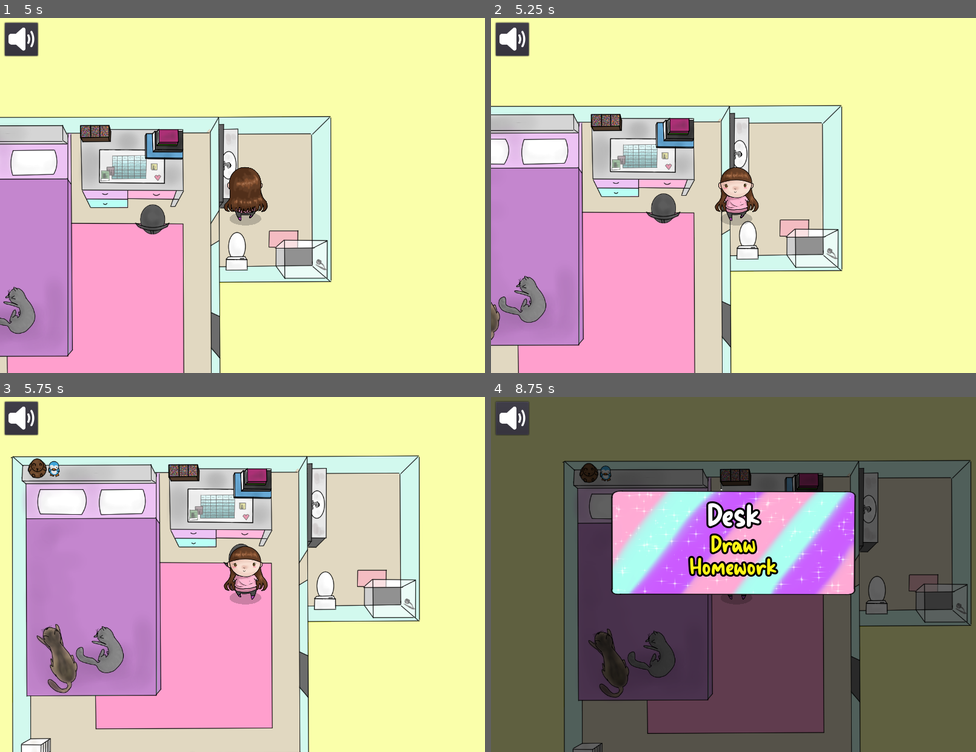
Above: before the commit, frames 1-4 (two rows, left to right).
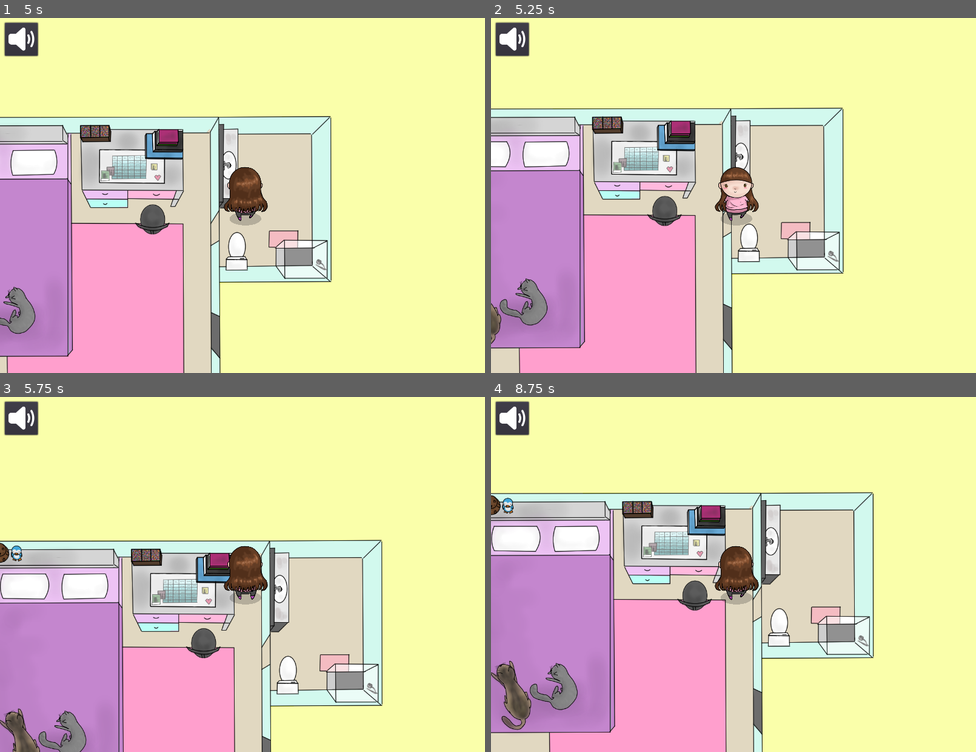
Above: after the commit, the same moments.

Repository: A-Walrus/Jessy
Game: Godot game, scene res://Scenes/World.tscn
The game is run twice, just before and just after one commit, with the same random seed, the same clock (stepped at 60 frames per second) and the same inputs. Sound files missing from this copy of the repository are replaced by a short silence.
Inputs (mouse positions are in pixels of both pictures, inside the frame that each line leads up to):
- Up to frame 1 (5 s): tap Enter (ui_accept) at 0.5, 2.3 s; drag from (451, 227) to (150, 174) at 0.52 s; drag from (53, 177) to (354, 231) at 1.27 s; move the mouse to (126, 287) at 2.02 s; press the mouse at (126, 287) at 2.03 s; release the mouse at (126, 287) at 2.75 s; drag from (310, 312) to (150, 74) at 2.77 s; drag from (320, 64) to (135, 262) at 3.52 s; drag from (286, 74) to (63, 117) at 4.27 s
- Up to frame 2 (5.25 s): move the mouse to (626, 156) at 5.02 s; press the mouse at (626, 156) at 5.03 s
- Up to frame 3 (5.75 s): tap Enter (ui_accept) at 5.3 s; tap Escape (escape) at 5.65 s
- Up to frame 4 (8.75 s): release the mouse at (626, 535) at 5.75 s; drag from (660, 485) to (806, 503) at 5.77 s; tap Enter (ui_accept) at 6.5, 6.77, 6.8, 7.07, 8.1 s; move the mouse to (840, 556) at 6.52 s; press the mouse at (840, 556) at 6.53 s; release the mouse at (840, 556) at 7.25 s; drag from (636, 592) to (685, 510) at 7.27 s; move the mouse to (782, 496) at 8.02 s; click (782, 496) at 8.17 s

Frame 1 is identical in both runs. In frame 2, 8.7% of the frame differs, in the area x 0-73%, y 24-100%; in frame 3, 56%; in frame 4, 99%, in the area x 0-100%, y 0-100%.

Commit message:
Space between table and wall walkable

Diff:
--- a/Jessy/Scenes/World.tscn
+++ b/Jessy/Scenes/World.tscn
@@ -28,9 +28,9 @@
 } ]
 
 [sub_resource type="NavigationPolygon" id=2]
-vertices = PoolVector2Array( -593.138, 112.844, -594.516, 97.6915, -246.637, 104.706, -527.02, 112.844, -508.127, 228.982, -535.744, 228.982, -503.814, 168.894, -244.285, 175.291, -244.285, 132.341, -252.955, -322.208, -120.565, -323.33, -120.565, -254.891, 224.408, -255.168, 200.366, -253.754, 197.46, -305.491, 226.743, -328.102, 157.329, -362.165, 176.631, -493.773, 282.1, -495.319, 284.773, -334.957, 161.491, -349.678, 92.5169, -336.002, 49.7055, -299.731, 46.7325, -319.353, 26.4105, -214.501, 26.7179, 129.373, -29.6869, -258.257, -26.3364, -322.809, 25.7763, -322.522 )
-polygons = [ PoolIntArray( 0, 1, 2, 3 ), PoolIntArray( 4, 5, 3, 6 ), PoolIntArray( 7, 6, 3, 2, 8 ), PoolIntArray( 9, 10, 11, 2 ), PoolIntArray( 12, 13, 14, 15 ), PoolIntArray( 16, 17, 18, 19, 15 ), PoolIntArray( 16, 15, 14, 20 ), PoolIntArray( 21, 16, 20, 22 ), PoolIntArray( 23, 21, 22 ), PoolIntArray( 24, 25, 8, 2, 11, 26 ), PoolIntArray( 22, 24, 26, 27, 28, 23 ) ]
-outlines = [ PoolVector2Array( -252.955, -322.208, -120.565, -323.33, -120.565, -254.891, -29.6869, -258.257, -26.3364, -322.809, 25.7763, -322.522, 46.7325, -319.353, 92.5169, -336.002, 157.329, -362.165,  …(377 unchanged characters)…
+vertices = PoolVector2Array( 21.5339, -523.025, 39.5448, -526.204, 40.6043, -341.857, 20.4745, -339.738, -593.138, 112.844, -594.516, 97.6915, -246.637, 104.706, -527.02, 112.844, -508.127, 228.982, -535.744, 228.982, -503.814, 168.894, -244.285, 175.291, -244.285, 132.341, -252.955, -322.208, -120.565, -323.33, -120.565, -254.891, 224.408, -255.168, 200.366, -253.754, 197.46, -305.491, 226.743, -328.102, 157.329, -362.165, 176.631, -493.773, 282.1, -495.319, 284.773, -334.957, 161.491, -349.678, 92.5169, -336.002, 49.7055, -299.731, -26.3364, -322.809, -29.6869, -258.257, 26.4105, -214.501, 26.7179, 129.373 )
+polygons = [ PoolIntArray( 0, 1, 2, 3 ), PoolIntArray( 4, 5, 6, 7 ), PoolIntArray( 8, 9, 7, 10 ), PoolIntArray( 11, 10, 7, 6, 12 ), PoolIntArray( 13, 14, 15, 6 ), PoolIntArray( 16, 17, 18, 19 ), PoolIntArray( 20, 21, 22, 23, 19 ), PoolIntArray( 20, 19, 18, 24 ), PoolIntArray( 25, 20, 24, 26 ), PoolIntArray( 27, 3, 2, 25, 26, 28 ), PoolIntArray( 29, 30, 12, 6, 15, 28 ), PoolIntArray( 26, 29, 28 ) ]
+outlines = [ PoolVector2Array( -252.955, -322.208, -120.565, -323.33, -120.565, -254.891, -29.6869, -258.257, -26.3364, -322.809, 20.4745, -339.738, 21.5339, -523.025, 39.5448, -526.204, 40.6043, -341.857, 92.5169, -336.002, 157.329, -362.165,  …(377 unchanged characters)…
 
 [node name="World" type="Node"]
 
